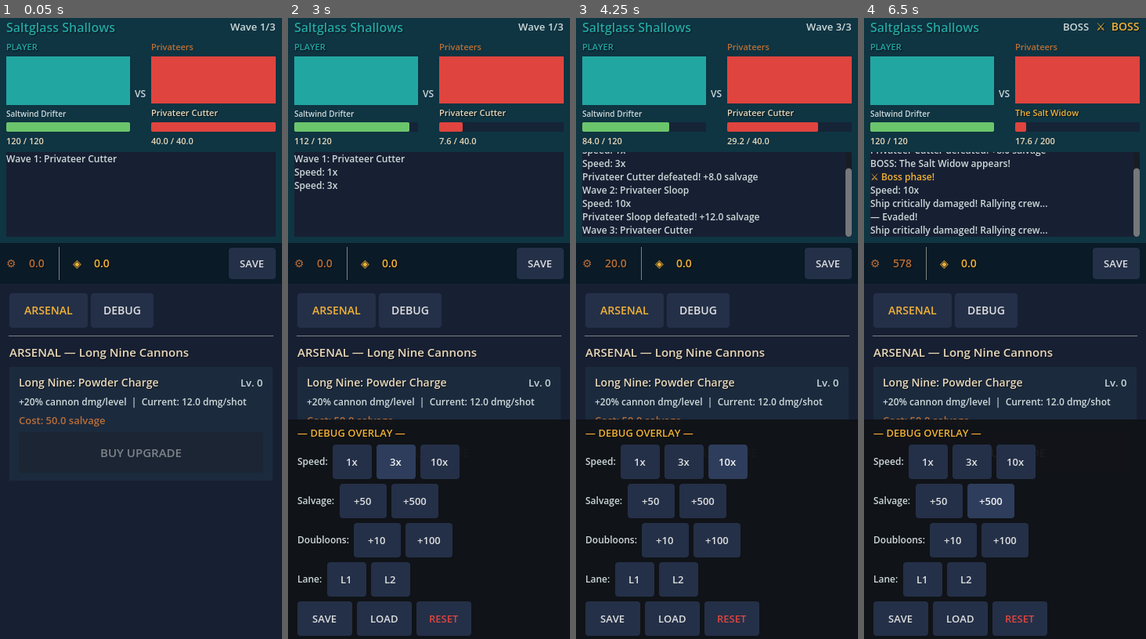
Above: before the commit, frames 1-4 (left to right).
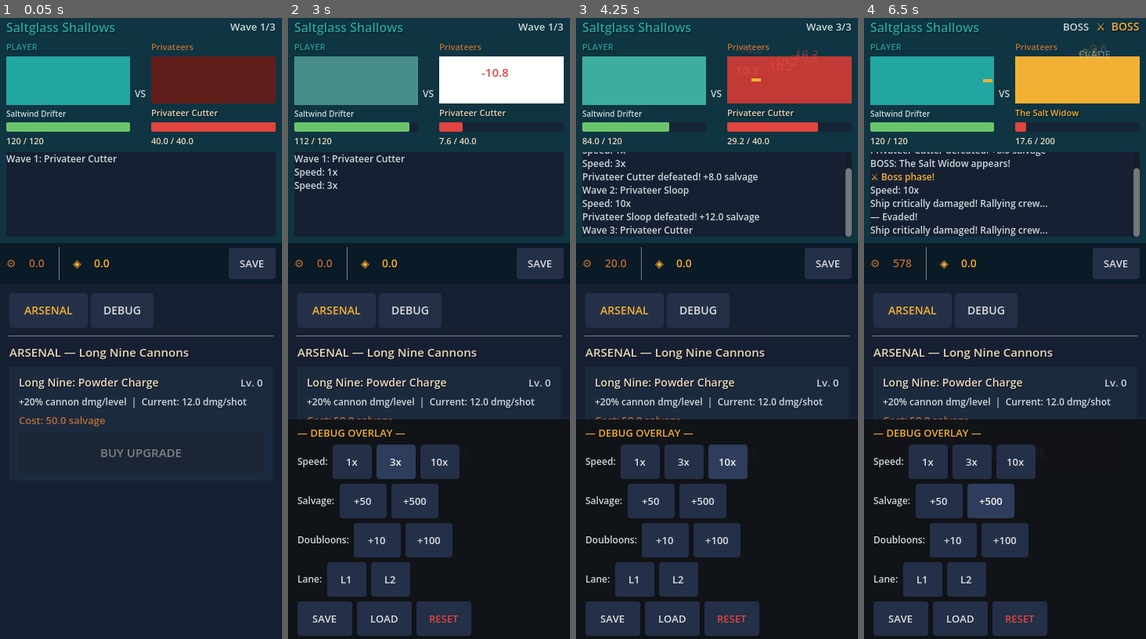
Above: after the commit, the same moments.

Repository: rjdunlap/unearned-idle
Game: Godot game, scene res://scenes/main/Main.tscn
Two runs of this game, one before a commit and one after it. Both use one fixed random seed, a clock stepped at 60 frames per second and the inputs below.
Inputs:
- Up to frame 1 (0.05 s): no input
- Up to frame 2 (3 s): click "ARSENAL" at 0.5 s; click "DEBUG" at 1.25 s; click "1x" at 2 s; click "3x" at 2.75 s
- Up to frame 3 (4.25 s): click "10x" at 3.5 s
- Up to frame 4 (6.5 s): click "+50" at 4.25 s; click "BUY UPGRADE" at 5 s; click "+500" at 5.75 s

The runs differ from the first frame. In frame 1, 3.3% of the frame differs, in the area x 53-98%, y 6-14%; in frame 2, 6.8%, in the area x 2-98%, y 6-15%; in frame 3, 6.7%; in frame 4, 3.5%.

Commit message:
Add shoot 'em up VFX: projectile, hit flash, floating damage numbers
For each player shot:
- Muzzle flash on player ship rect (brief yellow-white)
- Colored projectile rect zips from player center to enemy center (0.13s)
- On impact: enemy rect flashes white, damage number rises and fades

For each enemy attack:
- Player rect flashes red briefly

On new enemy spawn:
- Enemy rect dims then brightens (slide-in feel)

Boss rect uses gold color to distinguish from regular enemies.
Projectile color matches weapon type: gold=cannon, copper=harpoon,
red=fire, violet=occult.

All VFX use Tween and add nodes directly to the scene root so they
float freely over the layout. Validated: 0 script errors, clean run.

Co-Authored-By: Claude Sonnet 4.6 <noreply@anthropic.com>

Diff:
--- a/scenes/main/Main.gd
+++ b/scenes/main/Main.gd
@@ -39,6 +39,10 @@
 var _debug_overlay: PanelContainer
 var _debug_speed_labels: Array[Button] = []
 
+# Combat VFX node refs — set during _build_*_block
+var _player_ship_rect: ColorRect
+var _enemy_ship_rect: ColorRect
+
 # State
 var _current_lane_id: String = "lane_01"
 var _next_lane_id: String = ""
@@ -152,6 +156,7 @@
 	ship_rect.custom_minimum_size = Vector2(0, 60)
 	ship_rect.size_flags_vertical = Control.SIZE_EXPAND_FILL
 	vbox.add_child(ship_rect)
+	_player_ship_rect = ship_rect
 
 	var ship_name_lbl := _make_label("Saltwind Drifter", 10, C_SILVER)
 	vbox.add_child(ship_name_lbl)
@@ -178,6 +183,7 @@
 	enemy_rect.custom_minimum_size = Vector2(0, 60)
 	enemy_rect.size_flags_vertical = Control.SIZE_EXPAND_FILL
 	vbox.add_child(enemy_rect)
+	_enemy_ship_rect = enemy_rect
 
 	_enemy_name_label = _make_label("Privateer Cutter", 11, C_TEXT, true)
 	vbox.add_child(_enemy_name_label)
@@ -418,11 +424,18 @@
 	_enemy_hp_label.text = "%s / %s" % [Balance.format_number(max_hull), Balance.format_number(max_hull)]
 	_enemy_counter_label.visible = false
 	_boss_banner.visible = false
+	# Slide-in: flash enemy rect from dark to its normal color
+	if _enemy_ship_rect:
+		_enemy_ship_rect.color = C_RED
+		_enemy_ship_rect.modulate = Color(0.3, 0.3, 0.3, 1.0)
+		var tw := create_tween()
+		tw.tween_property(_enemy_ship_rect, "modulate", Color.WHITE, 0.25)
 
 
 func _on_enemy_damaged(current: float, maximum: float, damage: float, evaded: bool) -> void:
 	_enemy_hp_bar.value = current
 	_enemy_hp_label.text = "%s / %s" % [Balance.format_number(current), Balance.format_number(maximum)]
+	_vfx_shoot_and_hit(damage, evaded)
 	if evaded:
 		_append_log("[color=#CDD9D9]— Evaded![/color]")
 
@@ -441,6 +454,9 @@
 		_player_hp_bar.modulate = C_GOLD
 	else:
 		_player_hp_bar.modulate = Color.WHITE
+	# Flash player rect red on hit
+	if _player_ship_rect:
+		_vfx_flash_rect(_player_ship_rect, C_TEAL, Color(C_RED, 0.8), 0.18)
 
 
 func _on_player_hull_restored(current: float, maximum: float) -> void:
@@ -455,6 +471,9 @@
 	_boss_banner.visible = true
 	_wave_label.text = "BOSS"
 	_enemy_name_label.add_theme_color_override("font_color", C_GOLD)
+	# Boss uses a gold/orange rect to stand out from regular enemies
+	if _enemy_ship_rect:
+		_enemy_ship_rect.color = C_GOLD
 	_append_log("[color=#F2B134]⚔ Boss phase![/color]")
 
 
@@ -650,6 +669,87 @@
 
 
 # ─────────────────────────────────────────────────────────
+#  Combat VFX
+# ─────────────────────────────────────────────────────────
+
+func _vfx_shoot_and_hit(damage: float, evaded: bool) -> void:
+	if not is_instance_valid(_player_ship_rect) or not is_instance_valid(_enemy_ship_rect):
+		return
+
+	# Muzzle flash on player rect
+	_vfx_flash_rect(_player_ship_rect, C_TEAL, Color(1.0, 0.92, 0.5, 1.0), 0.08)
+
+	# Determine projectile color from active weapon damage type
+	var ship_def := Definitions.get_ship("starter_ship")
+	var weapon_def := Definitions.get_weapon(ship_def.get("weapon_id", "long_nine_cannons"))
+	var proj_color: Color = C_GOLD  # cannon default
+	match weapon_def.get("damage_type", "cannon"):
+		"harpoon": proj_color = C_COPPER
+		"fire":    proj_color = C_RED
+		"occult":  proj_color = C_VIOLET
+
+	# Spawn projectile moving from player center to enemy center
+	var from_pos := _player_ship_rect.get_global_rect().get_center()
+	var to_pos   := _enemy_ship_rect.get_global_rect().get_center()
+
+	var proj := ColorRect.new()
+	proj.size = Vector2(12, 4)
+	proj.color = proj_color
+	proj.z_index = 20
+	proj.global_position = from_pos - proj.size * 0.5
+	add_child(proj)
+
+	var travel := 0.13  # seconds — fast enough to feel snappy, slow enough to see
+	var tw := create_tween()
+	tw.tween_property(proj, "global_position", to_pos - proj.size * 0.5, travel)
+	tw.tween_callback(func():
+		proj.queue_free()
+		if is_instance_valid(_enemy_ship_rect):
+			var base_color: Color = C_GOLD if _boss_banner.visible else C_RED
+			_vfx_flash_rect(_enemy_ship_rect, base_color, Color.WHITE, 0.15)
+		_vfx_damage_number(damage, evaded)
+	)
+
+
+func _vfx_flash_rect(rect: ColorRect, restore_to: Color, flash_color: Color, duration: float) -> void:
+	rect.color = flash_color
+	var tw := create_tween()
+	tw.tween_property(rect, "color", restore_to, duration)
+
+
+func _vfx_damage_number(damage: float, evaded: bool) -> void:
+	if not is_instance_valid(_enemy_ship_rect):
+		return
+	var lbl := Label.new()
+	if evaded:
+		lbl.text = "EVADE"
+		lbl.add_theme_color_override("font_color", C_SILVER)
+		lbl.add_theme_font_size_override("font_size", 13)
+	elif damage <= 0.0:
+		return
+	else:
+		lbl.text = "-%s" % Balance.format_number(damage)
+		lbl.add_theme_color_override("font_color", C_RED if not _boss_banner.visible else C_GOLD)
+		lbl.add_theme_font_size_override("font_size", 15)
+	lbl.z_index = 25
+
+	var enemy_gr := _enemy_ship_rect.get_global_rect()
+	lbl.global_position = Vector2(
+		enemy_gr.position.x + randf_range(4.0, enemy_gr.size.x * 0.6),
+		enemy_gr.position.y + enemy_gr.size.y * 0.15
+	)
+	add_child(lbl)
+
+	var tw := create_tween()
+	tw.set_parallel(true)
+	tw.tween_property(lbl, "global_position:y", lbl.global_position.y - 38.0, 0.75)
+	tw.tween_property(lbl, "modulate:a", 0.0, 0.75)
+	# Chain sequential callback after parallel tweens finish
+	tw.set_parallel(false)
+	tw.tween_callback(lbl.queue_free)
+
+
+# ─────────────────────────────────────────────────────────
 #  UI factory helpers
 # ─────────────────────────────────────────────────────────
 
